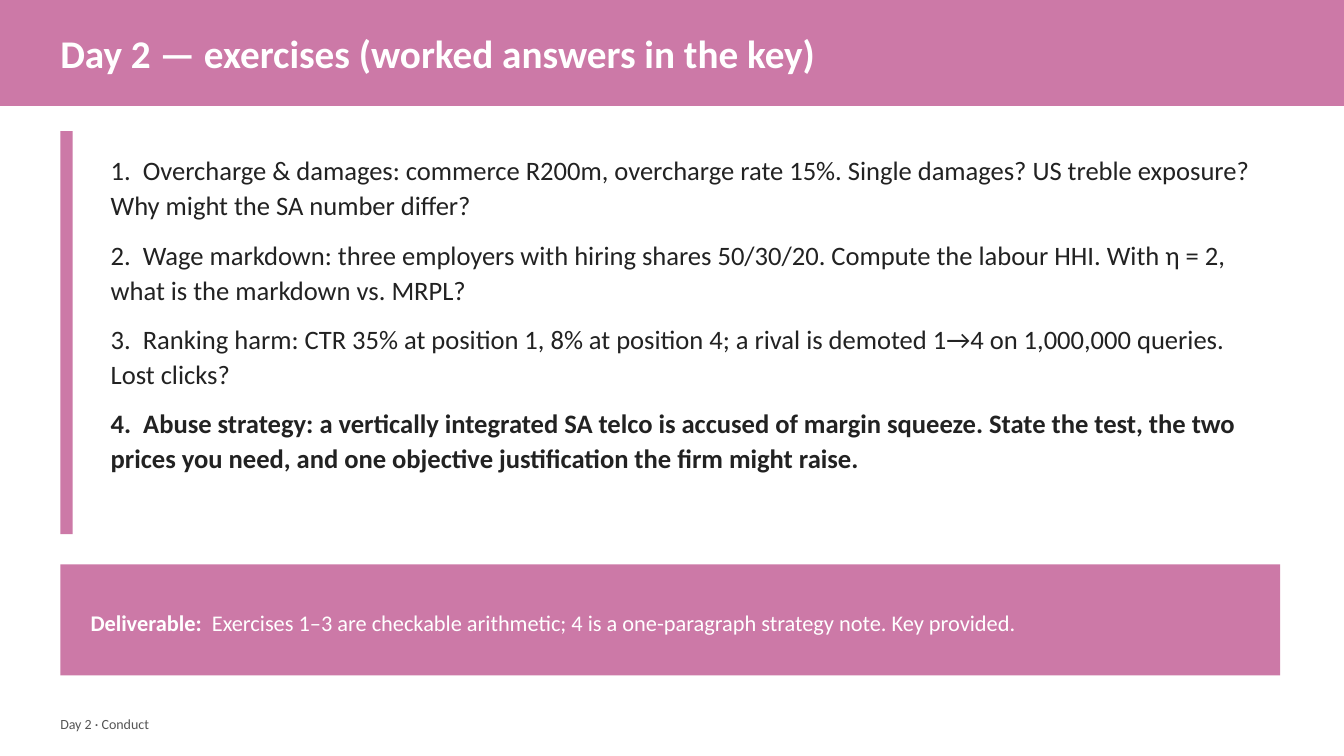
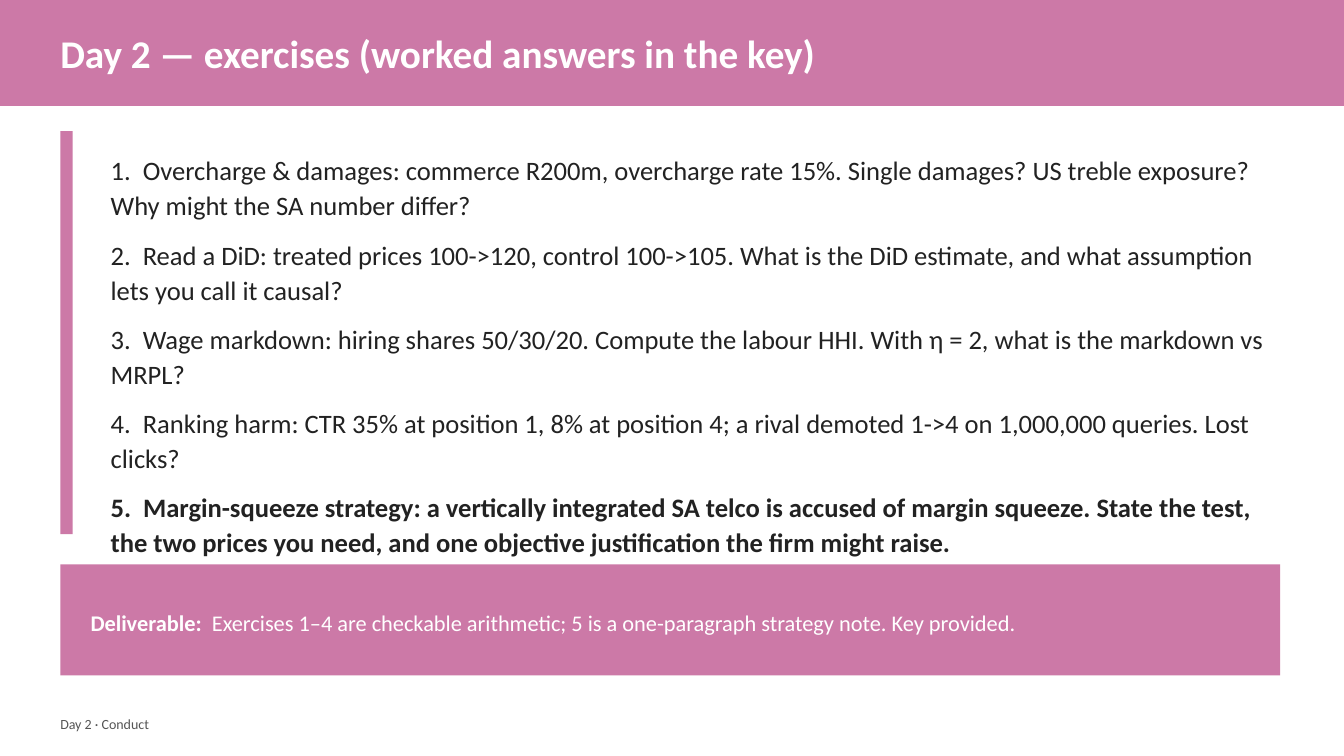
Before and after one commit to laurencehw/antitrust-methods, a slide deck: slide 56 of teaching/slides/day2_conduct.pptx (slide 29 before the commit). Drawn at 1344x756 pixels with LibreOffice and Linux fonts; fonts in the diff are those of the drawing. Boxes give left, top, right and bottom in pixels: in the first picture for what was removed or moved away, otherwise in the second. Text is boxed around its words. In the diff, an @@ line names an element or a change of style, - is before the commit and + after.

```diff
--- a/teaching/slides/day2_conduct.pptx
+++ b/teaching/slides/day2_conduct.pptx
@@ text at (111,246,1262,557): text changed @@
-2. Wage markdown: three employers with hiring shares 50/30/20. Compute the labour HHI. With η = 2, what is the markdown vs. MRPL?
-3. Ranking harm: CTR 35% at position 1, 8% at position 4; a rival is demoted 1→4 on 1,000,000 queries. Lost clicks?
-4. Abuse strategy: a vertically integrated SA telco is accused of margin squeeze. State the test, the two prices you need, and one objective justification the firm might raise.
+2. Read a DiD: treated prices 100->120, control 100->105. What is the DiD estimate, and what assumption lets you call it causal?
+3. Wage markdown: hiring shares 50/30/20. Compute the labour HHI. With η = 2, what is the markdown vs MRPL?
+4. Ranking harm: CTR 35% at position 1, 8% at position 4; a rival demoted 1->4 on 1,000,000 queries. Lost clicks?
+5. Margin-squeeze strategy: a vertically integrated SA telco is accused of margin squeeze. State the test, the two prices you need, and one objective justification the firm might raise.
@@ text at (91,615,1015,635): text changed @@
-Deliverable: Exercises 1–3 are checkable arithmetic; 4 is a one-paragraph strategy note. Key provided.
+Deliverable: Exercises 1–4 are checkable arithmetic; 5 is a one-paragraph strategy note. Key provided.
```
Also in this commit, not shown: 26 other slides changed, 27 slides added, 5 other files.
